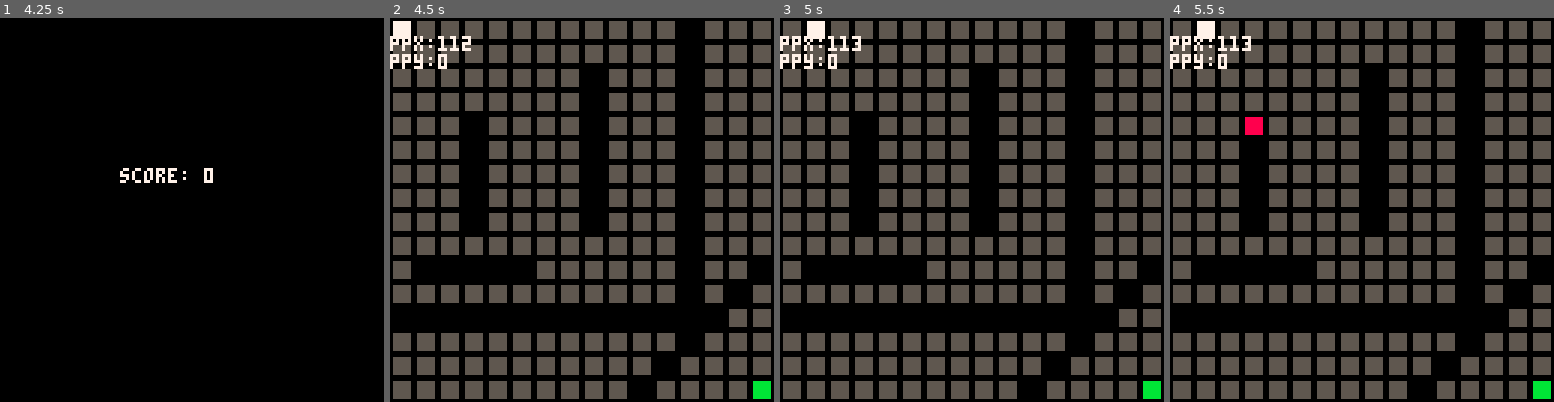
Above: before the commit, frames 1-4 (left to right).
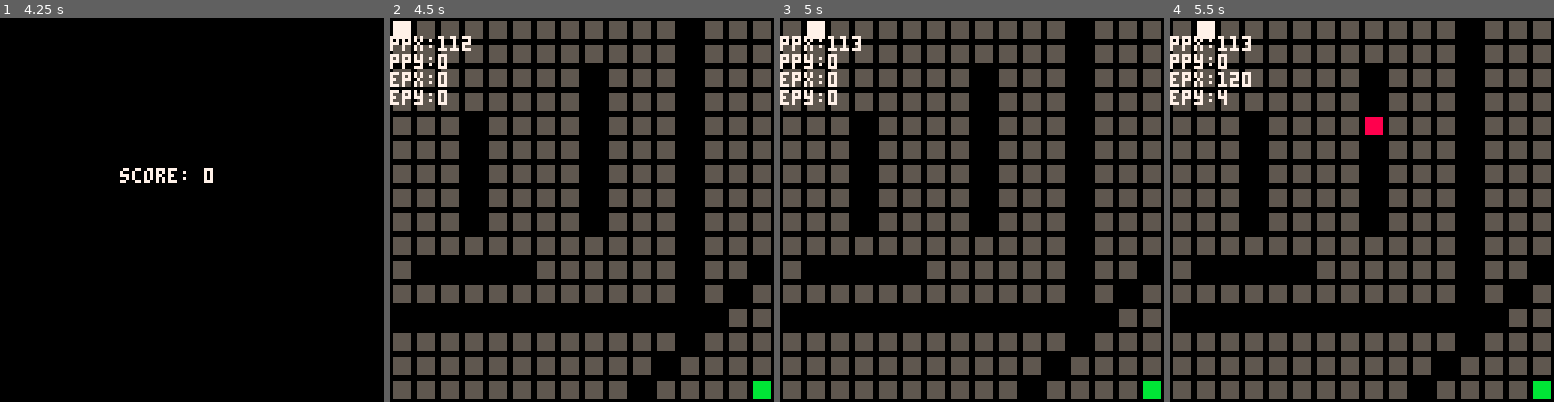
Above: after the commit, the same moments.

Repository: abemassry/dimensional-jump
Game: PICO-8 cartridge dimensional-jump.p8
The game is run twice, just before and just after one commit, with the same random seed, the same clock (stepped at 60 frames per second) and the same inputs.
Inputs:
- Up to frame 1 (4.25 s): tap X (X key) at 0.33, 1.07, 1.85, 2.97, 4.08 s; tap O (Z key) at 0.7, 1.7, 2.1, 2.5, 2.9, 3.3, 3.7, 4.1 s; hold Right 1.6-2.1 s; hold Up 2.15-2.42 s; hold Right 2.47-3.03 s; hold Left 3.08-3.58 s; hold Down 3.63-3.97 s; hold Right from 4.02 s (still down)
- Up to frame 2 (4.5 s): keep holding Right
- Up to frame 3 (5 s): tap O (Z key) at 4.5, 4.9 s; release Right at 4.68 s; hold Up from 4.73 s (still down)
- Up to frame 4 (5.5 s): release Up at 5.03 s; hold Left from 5.08 s (still down); tap X (X key) at 5.2 s; tap O (Z key) at 5.3 s

Frame 1 is identical in both runs. In frame 2, 0.5% of the frame differs, in the area x 0-15%, y 14-23%; in frame 3, 0.5%; in frame 4, 1.1%, in the area x 0-56%, y 14-31%.

Commit message:
2d enemy work started

Diff:
--- a/dimensional-jump.p8
+++ b/dimensional-jump.p8
@@ -405,7 +405,10 @@
 		lose_timer = 0,
 		falling = false,
 		enemy_visible = false,
-		enemy_pos = 0,
+		enemy_posx = 0,
+		enemy_posy = 0,
+		enemy_win = false,
+		enemy_fall_timer = 0,
 		update=function(self)
 			self.tick_timer += 1
 			self.disappear_timer += 1
@@ -499,6 +502,10 @@
 
 
 			end
+			if (self.player_posx == self.enemy_posx and self.player_posy == self.enemy_posy) then
+				self.falling = true
+				self.enemy_win = true
+			end
 			if (self.player_posx == 127 and self.player_posy == 15) then
 				self.end_timer += 1
 			elseif (self.falling == true) then
@@ -534,33 +541,52 @@
 				self.player_posy_prev = self.player_posy
 				self.player_posy = 0
 			end
+
+			-- spawn enemy
 			if (self.tick_timer > 40 and self.enemy_visible == false) then
+				self.enemy_falling = false
 				self.enemy_visible = true
-				--self.enemy_posx = flr(rnd(127)) + 112
-				--self.enemy_posy = flr(rnd(15))
-				self.enemy_posx = 115
-				self.enemy_posy = 6
-			end
+				self.enemy_posx = flr(rnd(15)) + 112
+				self.enemy_posy = flr(rnd(15))
+				--self.enemy_posx = 115
+				--self.enemy_posy = 6
+			end
+			-- enemy fall animation counter
+			if (self.enemy_visible and self.enemy_falling) self.enemy_fall_timer += 1
+
+			-- enemy reset after falling
+			if (self.enemy_fall_timer > 60 and self.tick_timer == 0) then
+				self.enemy_visible = false
+				self.enemy_fall_timer = 0
+				self.enemy_fall_anim = 0
+			end
+
 			-- temp end
 			-- 127,15
-			if self.enemy_visible and self.tick_timer % 45 == 0 then
-				local condition_x = abs(self.player_posx - self.enemy_posx)
-				local condition_y = abs(self.player_posy - self.enemy_posy)
-
-				if (condition_x >= condition_y) then
-					if (self.player_posx > self.enemy_posx) then
-						self.enemy_posx+=1
-					elseif (self.player_posx < self.enemy_posx) then
-						self.enemy_posx-=1
+
+			function enemy_ai()
+				if (self.enemy_falling) return
+				if self.enemy_visible and self.tick_timer % 45 == 0 then
+					local condition_x = abs(self.player_posx - self.enemy_posx)
+					local condition_y = abs(self.player_posy - self.enemy_posy)
+
+					if (condition_x >= condition_y) then
+						if (self.player_posx > self.enemy_posx) then
+							self.enemy_posx+=1
+						elseif (self.player_posx < self.enemy_posx) then
+							self.enemy_posx-=1
+						end
+					else
+						if (self.player_posy > self.enemy_posy) then
+							self.enemy_posy+=1
+						elseif (self.player_posy < self.enemy_posy) then
+							self.enemy_posy-=1
+						end
 					end
-				else
-					if (self.player_posy > self.enemy_posy) then
-						self.enemy_posy+=1
-					elseif (self.player_posy < self.enemy_posy) then
-						self.enemy_posy-=1
-					end
-				end
-			end
+				end
+			end
+			enemy_ai()
+
 		end,
 		draw=function(self)
 			-- draw items in here
@@ -575,6 +601,8 @@
 			mset(self.player_posx, self.player_posy, 254)
 			print('ppx:'..self.player_posx, 0, 6, 7)
 			print('ppy:'..self.player_posy, 0, 12, 7)
+			print('epx:'..self.enemy_posx, 0, 18, 7)
+			print('epy:'..self.enemy_posy, 0, 24, 7)
 			function dash_unset()
 				mset(self.player_posx_prev+1, self.player_posy_prev, 255)
 				mset(self.player_posx_prev-1, self.player_posy_prev, 255)
@@ -623,6 +651,7 @@
 					end
 				end
 			end
+			if (self.enemy_visible and self.enemy_falling == false) mset(self.enemy_posx, self.enemy_posy, 239)
 
 			mset(127,15,249)
 			if (self.player_posx == 127 and self.player_posy == 15) then
@@ -640,14 +669,33 @@
 					end
 				end
 			end
+
+			if (self.enemy_win) then
+				if (self.lose_timer > 20) mset(self.player_posx, self.player_posy, 238)
+				if (self.lose_timer > 35) mset(self.player_posx, self.player_posy, 237)
+				if (self.lose_timer > 45) mset(self.player_posx, self.player_posy, 239)
+			end
+
 			for key,value in pairs(self.obstacles) do
-				mset(value[1], value[2], 248)
+				mset(value[1], value[2], 248) -- black square representing drop
+
+				-- player falls down
 				if (self.player_posx == value[1] and self.player_posy == value[2]) then
 					mset(value[1], value[2], 247)
 					self.falling = true
 					if (self.lose_timer > 30) mset(value[1], value[2], 246)
 					if (self.lose_timer > 45) mset(value[1], value[2], 248)
 				end
+
+				-- enemy falls down
+				if (self.enemy_posx == value[1] and self.enemy_posy == value[2]) then
+					mset(value[1], value[2], 239)
+					self.enemy_falling = true
+					if (self.enemy_fall_timer > 30) mset(value[1], value[2], 236)
+					if (self.enemy_fall_timer > 45) mset(value[1], value[2], 235)
+				end
+
+				-- show dashed line of player dashing past drop
 				if (self.player_posx_prev and self.dashed) then
 					if (self.dash_dir == '+h') mset(self.player_posx_prev+1, self.player_posy_prev, 251)
 					if (self.dash_dir == '-h') mset(self.player_posx_prev-1, self.player_posy_prev, 251)
@@ -655,7 +703,8 @@
 					if (self.dash_dir == '-v') mset(self.player_posx_prev, self.player_posy_prev-1, 250)
 				end
 			end
-      if (self.enemy_visible) mset(self.enemy_posx, self.enemy_posy, 239)
+
+			-- win condition hit
 			if (self.end_timer > 0) rectfill(64 - self.end_timer*2,64 - self.end_timer*2,64 + self.end_timer*2, 64 + self.end_timer*2,11)
 
 		end
@@ -1448,12 +1497,12 @@
 00000000000000000000000000000000000000000000000000000000000000000000000000000000000000000000000000000000000000000000000000000000
 00000000000000000000000000000000000000000000000000000000000000000000000000000000000000000000000000000000000000000000000000000000
 00000000000000000000000000000000000000000000000000000000000000000000000000000000000000000000000000000000000000000000000000000000
-00000000000000000000000000000000000000000000000000000000000000000000000000000000000000000000000000000000000000000000000008888880
-00000000000000000000000000000000000000000000000000000000000000000000000000000000000000000000000000000000000000000000000008888880
-00000000000000000000000000000000000000000000000000000000000000000000000000000000000000000000000000000000000000000000000008888880
-00000000000000000000000000000000000000000000000000000000000000000000000000000000000000000000000000000000000000000000000008888880
-00000000000000000000000000000000000000000000000000000000000000000000000000000000000000000000000000000000000000000000000008888880
-00000000000000000000000000000000000000000000000000000000000000000000000000000000000000000000000000000000000000000000000008888880
+00000000000000000000000000000000000000000000000000000000000000000000000000000000000000000000000000000000088888800888888008888880
+00000000000000000000000000000000000000000000000000000000000000000000000000000000000000000000000000888800088888800877778008888880
+00000000000000000000000000000000000000000000000000000000000000000000000000000000000000000008800000888800088778800877778008888880
+00000000000000000000000000000000000000000000000000000000000000000000000000000000000000000008800000888800088778800877778008888880
+00000000000000000000000000000000000000000000000000000000000000000000000000000000000000000000000000888800088888800877778008888880
+00000000000000000000000000000000000000000000000000000000000000000000000000000000000000000000000000000000088888800888888008888880
 00000000000000000000000000000000000000000000000000000000000000000000000000000000000000000000000000000000000000000000000000000000
 00000000000000000000000000000000000000000000000000000000000000000000000000000000000000000000000000000000000000000000000000000000
 0000000000000000cc000cc002222222000800000cd444500000000000000000000000000bbbbbb0057557500555555077777777777777000777777005555550
